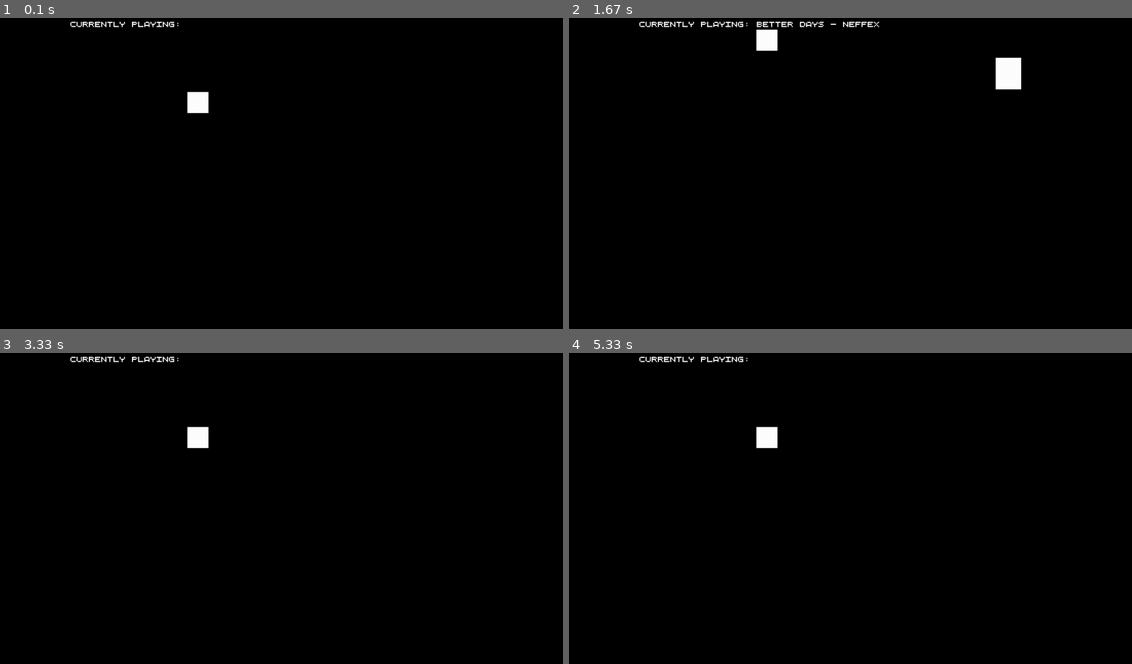
Above: before the commit, frames 1-4 (two rows, left to right).
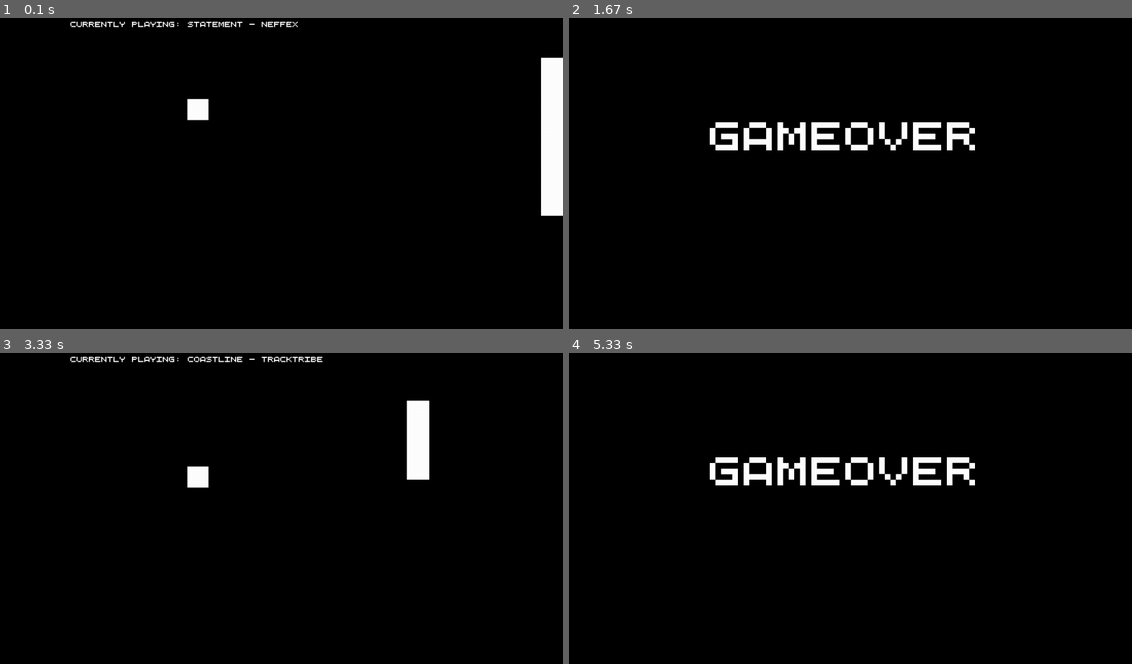
Above: after the commit, the same moments.

Repository: Vazno/Solipsist
Game: pygame game, started from main.py
The game is run twice, just before and just after one commit, with the same random seed, the same clock (stepped at 60 frames per second) and the same inputs.
Inputs (mouse positions are in pixels of both pictures, inside the frame that each line leads up to):
- Up to frame 1 (0.1 s): no input
- Up to frame 2 (1.67 s): click (850, 170) at 0.38 s; click (850, 192) at 0.72 s; click (675, 123) at 1.05 s; click (1058, 282) at 1.38 s
- Up to frame 3 (3.33 s): click (292, 399) at 1.72 s; click (253, 589) at 2.05 s; click (264, 452) at 2.38 s; click (202, 440) at 2.72 s; click (427, 477) at 3.05 s
- Up to frame 4 (5.33 s): click (968, 449) at 3.88 s; click (873, 492) at 4.72 s

The runs differ from the first frame. In frame 1, 2.4% of the frame differs, in the area x 33-100%, y 1-64%; in frame 2, 3.3%, in the area x 12-81%, y 1-43%; in frame 3, 1.8%; in frame 4, 2.6%.

Commit message:
Moved settings from dataclass to json file, to add changable settings in future
#1 - Little step for menu, added json with every setting
#3 - Added stats variables for json, that counts clicks, and time_played.
License signed.

Diff:
--- a/GSS.py
+++ b/GSS.py
@@ -1,44 +1,53 @@
 '''Game status & game settings data handlers'''
 import pygame
+import json
 from dataclasses import dataclass
 from utils import resource_path
+
 
 SCREEN = pygame.display.set_mode(flags=pygame.FULLSCREEN)
 
 
 
-@dataclass
-class GameSettings():
-	# Settings ######################
-	FPS: int = 75
-	OBSTACLE_DEFAULT_VEL: int = -20 # It should be negative (Goes from right to left)
-	#################################
+WINDOW_HEIGHT = SCREEN.get_height()
+WINDOW_WIDTH = SCREEN.get_width()
+
+with open(resource_path("settings.json")) as f:
+	j = json.load(f)
+
+video = j["video"]
+FPS = video["FPS"]
+OBSTACLE_DEFAULT_VEL = video["OBSTACLE_DEFAULT_VEL"]
 
 
-	# Graphic Settings ##############
-	GAME_NAME: str = "Solipsist"
-	FONT = resource_path("Quinquefive-0Wonv.ttf")
-	FONT_COLOR = [255, 255, 255]
-	PLAYER_COLOR = [255, 255, 255]
-	BACKGROUND = [0, 0, 0]
-	OBSTACLE_COLOR = [255, 255, 255]
-	#################################
+graphic = j["graphic"]
+GAME_NAME = graphic["GAME_NAME"]
+FONT = graphic["FONT"]
+FONT_COLOR = graphic["FONT_COLOR"]
+PLAYER_COLOR = graphic["PLAYER_COLOR"]
+BACKGROUND = graphic["BACKGROUND"]
+OBSTACLE_COLOR = graphic["OBSTACLE_COLOR"]
 
 
-	# Music #########################
-	DEFAULT_MUSIC_FOLDER = resource_path("sounds/music/")
-	DEFAULT_SOUND_FOLDER = resource_path("sounds/sounds/")
-	#################################
+music = j["music"]
+VOLUME = music["VOLUME"]
+DEFAULT_MUSIC_FOLDER = resource_path(music["DEFAULT_MUSIC_FOLDER"])
+DEFAULT_SOUND_FOLDER = resource_path(music["DEFAULT_SOUND_FOLDER"])
 
 
-	# Mechanics, changing it, won't give any effect #
-	WINDOW_WIDTH: int = 0
-	WINDOW_HEIGHT: int = 0
-	#################################################
+stats = j["stats"]
+CLICKS = stats["CLICKS"]
+TIME_PLAYED = stats["TIME_PLAYED"]
+
+
 @dataclass
 class GameStatus:
 	is_game_started: bool = False
 	gameover: bool = False
 	is_music_playing: bool = False
 	current_music_name: str = ""
-	clicks: int = 0
+
+
+def save_json():
+	with open(resource_path("settings.json"), "w") as f:
+		json.dump(j, f, indent=4)
--- a/gameover.py
+++ b/gameover.py
@@ -1,14 +1,14 @@
 import sys
 import pygame
 
-from GSS import GameSettings, SCREEN
+from GSS import SCREEN, FONT, BACKGROUND, FONT_COLOR, WINDOW_HEIGHT, WINDOW_WIDTH
 from main import main, MUSIC
 
 def gameover():
-	message = pygame.font.Font(GameSettings.FONT, int(GameSettings.WINDOW_WIDTH/20))
+	message = pygame.font.Font(FONT, int(WINDOW_WIDTH/20))
 	run = True
 	while run:
-		SCREEN.fill(GameSettings.BACKGROUND)
+		SCREEN.fill(BACKGROUND)
 		MUSIC.stop()
 		for event in pygame.event.get():
 			if event.type == pygame.QUIT:
@@ -20,8 +20,8 @@
 				run = False
 
 
-		text = message.render("Gameover", True, GameSettings.FONT_COLOR)
-		SCREEN.blit(text, (int(GameSettings.WINDOW_WIDTH/4), int(GameSettings.WINDOW_HEIGHT/3)))
+		text = message.render("Gameover", True, FONT_COLOR)
+		SCREEN.blit(text, (int(WINDOW_WIDTH/4), int(WINDOW_HEIGHT/3)))
 
 		pygame.display.flip()
 
--- a/main.py
+++ b/main.py
@@ -2,18 +2,32 @@
 import random
 import sys
 from random import randint
+from time import time
 
-from GSS import GameSettings, GameStatus, SCREEN
+
+from GSS import GameStatus
+from GSS import save_json
+from GSS import GAME_NAME
+from GSS import SCREEN
+from GSS import WINDOW_HEIGHT
+from GSS import WINDOW_WIDTH
+from GSS import OBSTACLE_COLOR
+from GSS import PLAYER_COLOR
+from GSS import OBSTACLE_DEFAULT_VEL
+from GSS import BACKGROUND
+from GSS import DEFAULT_SOUND_FOLDER
+from GSS import FPS
+from GSS import j
+
 from music import Music
 
 MUSIC =  Music()
 
 
-class Solipsist(GameSettings):
+class Solipsist():
 	'''The main character's class.'''
 
 	def __init__(self, screen, left, top, size: int, grav: int, color=None) -> None:
-		super().__init__()
 		player = pygame.Rect(left, top, size, size)
 		self.functional_grav = 0
 		self.screen = screen
@@ -22,7 +36,7 @@
 		self.grav = grav
 		self.SCREEN_HEIGHT = screen.get_height()
 		if not color:
-			self.color = self.PLAYER_COLOR
+			self.color = PLAYER_COLOR
 
 	def get_rect(self):
 		return self.player
@@ -35,13 +49,13 @@
 		self.functional_grav += self.grav
 
 	def jump(self):
+
 		self.functional_grav = -self.grav*24
 
 
-class Obstacle(GameSettings):
+class Obstacle():
 	'''Class for obstacles.'''
 	def __init__(self, screen, left, top, width, height, speed: int, color=None) -> None:
-		super().OBSTACLE_COLOR
 		obstacle = pygame.Rect(left, top, width, height)
 		self.functional_grav = 0
 		self.screen = screen
@@ -49,7 +63,7 @@
 		self.speed = speed
 		self.SCREEN_HEIGHT = screen.get_height()
 		if not color:
-			self.color = self.OBSTACLE_COLOR
+			self.color = OBSTACLE_COLOR
 
 	def get_rect(self):
 		return self.obstacle
@@ -59,45 +73,44 @@
 
 	def move(self, num: int = None):
 		if num == None:
-			num = self.OBSTACLE_DEFAULT_VEL
+			num = OBSTACLE_DEFAULT_VEL
 		self.obstacle.x += num
 
-	@classmethod
-	def generate_random_obstacle(cls):
+	@staticmethod
+	def generate_random_obstacle():
 		'''Generates obstacles going from the right of the screen'''
-		obstacle_class = Obstacle(cls.screen,
-		randint(cls.WINDOW_WIDTH, cls.WINDOW_WIDTH+cls.WINDOW_WIDTH/10),
-		cls.WINDOW_HEIGHT/random.randint(2, 10),
-		cls.WINDOW_WIDTH/random.randint(20, 30),
-		cls.WINDOW_HEIGHT/random.randint(2, 10),
-		cls.OBSTACLE_DEFAULT_VEL)
+		obstacle_class = Obstacle(SCREEN,
+		randint(WINDOW_WIDTH, WINDOW_WIDTH+WINDOW_WIDTH/10),
+		WINDOW_HEIGHT/random.randint(2, 10),
+		WINDOW_WIDTH/random.randint(20, 30),
+		WINDOW_HEIGHT/random.randint(2, 10),
+		OBSTACLE_DEFAULT_VEL)
 		return obstacle_class
 
 
 def main():
 	pygame.init()
+	pygame.display.set_caption(GAME_NAME)
 
-	GameSettings.screen = SCREEN
-	pygame.display.set_caption(GameSettings.GAME_NAME)
-	GameSettings.WINDOW_HEIGHT = SCREEN.get_height()
-	GameSettings.WINDOW_WIDTH = SCREEN.get_width()
 
 
 
 	clock = pygame.time.Clock()
 	game_status = GameStatus(is_game_started=False, gameover=False)
 
-	solipsist = Solipsist(SCREEN, int(GameSettings.WINDOW_WIDTH/3), int(GameSettings.WINDOW_HEIGHT/4), int(GameSettings.WINDOW_HEIGHT/15), 0.5)
+	solipsist = Solipsist(SCREEN, int(WINDOW_WIDTH/3), int(WINDOW_HEIGHT/4), int(WINDOW_HEIGHT/15), 0.5)
 	player = solipsist.get_rect()
 
 	obstacle_class = Obstacle.generate_random_obstacle()
 	obstacle = obstacle_class.get_rect()
 
 
+	current_time = time()
+	previousPointAwardedTime = current_time
 	run = True
 	while run:
-		SCREEN.fill(GameSettings.BACKGROUND)
-
+		SCREEN.fill(BACKGROUND)
+		MUSIC.play_random_music()
 
 		for event in pygame.event.get():
 
@@ -107,17 +120,12 @@
 				sys.exit()
 
 			if event.type == pygame.MOUSEBUTTONDOWN and game_status.gameover is False:
-				MUSIC.play_random_music()
+				j["stats"]["CLICKS"] += 1
 				solipsist.jump()
-				game_status.is_game_started = True
 
 
-			if event.type == pygame.MOUSEBUTTONDOWN and game_status.gameover is True:
-				run = False
-				main()
 
-
-		if player[1] < GameSettings.WINDOW_HEIGHT - player.height and game_status.is_game_started is True and game_status.gameover is False:
+		if player[1] < WINDOW_HEIGHT - player.height and game_status.gameover is False:
 			solipsist.fall()
 			obstacle_class.move()
 			if obstacle.x < 0 - obstacle.width: # If it left the screen
@@ -126,14 +134,12 @@
 				obstacle = obstacle_class.get_rect()
 
 		# If player reached top, or bottom of window
-		if player[1] >= GameSettings.WINDOW_HEIGHT-player.height or player[1] < 0 or player.colliderect(obstacle) and game_status.gameover is False:
+		if player[1] >= WINDOW_HEIGHT-player.height or player[1] < 0 or player.colliderect(obstacle):
 			MUSIC.stop()
-			if game_status.gameover is False:
-				x = pygame.mixer.Sound(GameSettings.DEFAULT_SOUND_FOLDER + "woosh.mp3")
-				x.play()
+			MUSIC.sound_woosh()
 			game_status.gameover = True
 			game_status.is_game_started = False
-			from gameover import gameover
+			from gameover import gameover # Left it here, to avoid circular import
 			gameover()
 
 
@@ -141,7 +147,15 @@
 		obstacle_class.draw_it()
 		MUSIC.make_description()
 		pygame.display.flip()
-		clock.tick(GameSettings.FPS)
+
+		# Adds 1 second to time_played stats
+		current_time = time()
+		if (current_time - previousPointAwardedTime) >= 1:
+			j["stats"]["TIME_PLAYED"] += 1
+			previousPointAwardedTime = current_time
+		save_json()
+		clock.tick(FPS)
+
 
 if __name__ == "__main__":
 	main()
--- a/music.py
+++ b/music.py
@@ -3,26 +3,34 @@
 from random import choice
 
 from utils import resource_path
-from GSS import GameSettings, GameStatus
+from GSS import GameStatus
+from GSS import SCREEN
+from GSS import FONT
+from GSS import FONT_COLOR
+from GSS import WINDOW_HEIGHT
+from GSS import WINDOW_WIDTH
+from GSS import DEFAULT_MUSIC_FOLDER
+from GSS import DEFAULT_SOUND_FOLDER
 
-class Music(GameStatus, GameSettings):
+
+
+class Music(GameStatus):
 	def __init__(self, music_folder: str = None) -> None:
 		if music_folder != None:
-			self.DEFAULT_MUSIC_FOLDER = self.music_folder
-		super().__init__()
+			DEFAULT_MUSIC_FOLDER = self.music_folder
 
 	@classmethod
 	def make_description(cls):
-		_font = pygame.font.Font(cls.FONT, int(cls.WINDOW_WIDTH/100))
-		music_text = _font.render(f"Currently playing: {cls.current_music_name.split('.')[0].replace(cls.DEFAULT_MUSIC_FOLDER, '')}",True, GameSettings.FONT_COLOR)
-		cls.screen.blit(music_text, (int(cls.WINDOW_WIDTH/8), int(cls.WINDOW_HEIGHT/40)))
+		_font = pygame.font.Font(FONT, int(WINDOW_WIDTH/100))
+		music_text = _font.render(f"Currently playing: {cls.current_music_name.split('.')[0].replace(DEFAULT_MUSIC_FOLDER, '')}",True, FONT_COLOR)
+		SCREEN.blit(music_text, (int(WINDOW_WIDTH/8), int(WINDOW_HEIGHT/40)))
 
 	@classmethod
 	def pick_random_music(cls):
 		all_music = []
-		for music in os.listdir(cls.DEFAULT_MUSIC_FOLDER):
+		for music in os.listdir(DEFAULT_MUSIC_FOLDER):
 			all_music.append(music)
-		random_music = f"{cls.DEFAULT_MUSIC_FOLDER}{choice(all_music)}"
+		random_music = f"{DEFAULT_MUSIC_FOLDER}{choice(all_music)}"
 		return random_music
 
 	@staticmethod
@@ -40,3 +48,8 @@
 			pygame.mixer.stop()
 			GameStatus.is_music_playing = False
 			GameStatus.current_music_name = ""
+
+	@staticmethod
+	def sound_woosh():
+		sound = pygame.mixer.Sound(resource_path(os.path.join(DEFAULT_SOUND_FOLDER, "woosh.mp3")))
+		sound.play()
--- /dev/null
+++ b/settings.json
@@ -0,0 +1,39 @@
+{
+    "video": {
+        "FPS": 75,
+        "OBSTACLE_DEFAULT_VEL": -20
+    },
+    "graphic": {
+        "GAME_NAME": "Solipsist",
+        "FONT": "Quinquefive-0Wonv.ttf",
+        "FONT_COLOR": [
+            255,
+            255,
+            255
+        ],
+        "PLAYER_COLOR": [
+            255,
+            255,
+            255
+        ],
+        "BACKGROUND": [
+            0,
+            0,
+            0
+        ],
+        "OBSTACLE_COLOR": [
+            255,
+            255,
+            255
+        ]
+    },
+    "music": {
+        "VOLUME": 1,
+        "DEFAULT_MUSIC_FOLDER": "sounds/music/",
+        "DEFAULT_SOUND_FOLDER": "sounds/sounds/"
+    },
+    "stats": {
+        "CLICKS": 0,
+        "TIME_PLAYED": 0
+    }
+}
Not shown, changed: LICENSE
